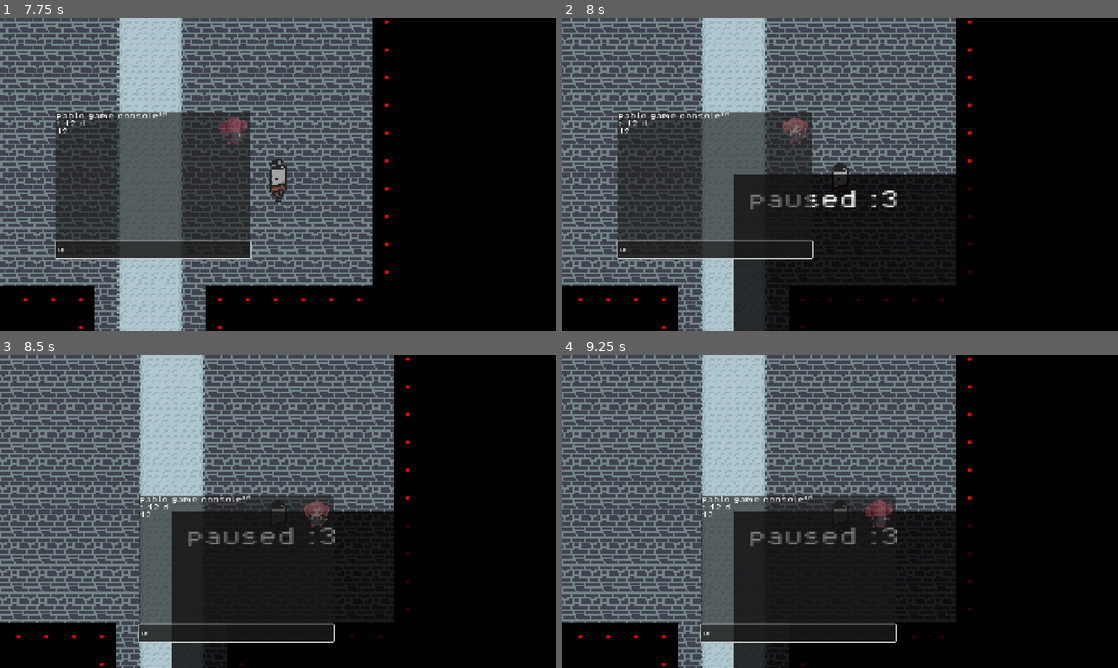
Above: before the commit, frames 1-4 (two rows, left to right).
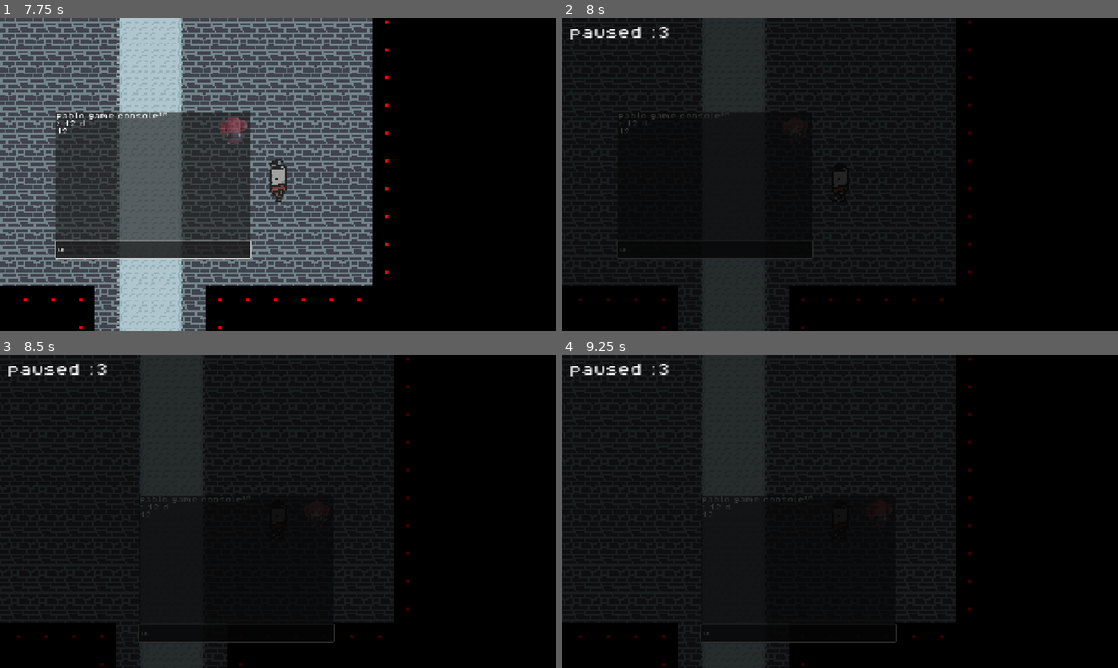
Above: after the commit, the same moments.

Repository: mizusnyyy/thejrgame
Game: Godot game, scene res://scenes/story/pre-core/coreroom.tscn
The game is run twice, just before and just after one commit, with the same random seed, the same clock (stepped at 60 frames per second) and the same inputs. This scene is started directly instead of the project's main scene.
Inputs (mouse positions are in pixels of both pictures, inside the frame that each line leads up to):
- Up to frame 1 (7.75 s): tap Enter (interact) at 0.5, 3.5 s; move the mouse to (400, 158) at 0.52 s; hold D (right) 0.53-1.25 s; hold Enter (interact) 0.53-1.25 s; click (400, 158) at 0.67 s; tap U (debug.bone.size.up) at 0.77, 3.77, 7.52 s; drag from (166, 190) to (250, 237) at 1.27 s; tap Space at 2, 5 s; move the mouse to (333, 105) at 2.02 s; hold A (left) 2.03-2.75 s; hold Enter (interact) 2.03-2.75 s; click (333, 105) at 2.17 s; drag from (250, 237) to (111, 127) at 2.77 s; move the mouse to (444, 221) at 3.52 s; hold D (right) 3.53-4.25 s; hold Enter (interact) 3.53-4.25 s; click (444, 221) at 3.67 s; tap ` (console) at 4.15 s; click (94, 155) at 4.27 s; type "12" at 4.35 s; drag from (111, 127) to (194, 96) at 5.02 s; move the mouse to (305, 174) at 5.77 s; hold D (right) 5.78-6.5 s; hold Enter (interact) 5.78-6.5 s; click (305, 174) at 5.92 s; tap F11 (fs) at 6.4 s; drag from (194, 96) to (166, 190) at 6.52 s; move the mouse to (400, 158) at 7.27 s; hold A (left) from 7.28 s (still down); hold Enter (interact) from 7.28 s (still down); click (400, 158) at 7.42 s
- Up to frame 2 (8 s): keep holding A (left); keep holding Enter (interact); tap Escape (pause) at 7.9 s
- Up to frame 3 (8.5 s): release A (left) at 8 s; release Enter (interact) at 8 s; drag from (166, 527) to (250, 574) at 8.02 s
- Up to frame 4 (9.25 s): move the mouse to (895, 442) at 8.77 s; hold D (right) from 8.78 s (still down); hold Enter (interact) from 8.78 s (still down); click (895, 442) at 8.92 s

Frame 1 is identical in both runs. In frame 2, 49% of the frame differs, in the area x 0-74%, y 0-100%; in frame 3, 49%; in frame 4, 49%.

Commit message:
naprawienie blendow jana w

Diff:
--- a/scenes/story/pre-core/coreroom.tscn
+++ b/scenes/story/pre-core/coreroom.tscn
@@ -154,8 +154,6 @@
 
 [node name="CanvasLayer" parent="." instance=ExtResource("1_pdshq")]
 
-[node name="tp" type="Node2D" parent="."]
-
 [node name="tilemap" type="Node2D" parent="."]
 y_sort_enabled = true
 
--- a/scenes/ui/console.tscn
+++ b/scenes/ui/console.tscn
@@ -85,24 +85,24 @@
 scale = Vector2(2, 2)
 sprite_frames = SubResource("SpriteFrames_xwmki")
 autoplay = "default"
-frame_progress = 0.369205
+frame_progress = 0.656455
 
-[node name="ColorRect" type="ColorRect" parent="."]
+[node name="pause" type="CanvasLayer" parent="."]
+
+[node name="ColorRect" type="ColorRect" parent="pause"]
 visible = false
-z_index = 1000
 offset_right = 1280.0
 offset_bottom = 720.0
 color = Color(0, 0, 0, 0.784314)
 
-[node name="Label" type="Label" parent="ColorRect"]
+[node name="Label" type="Label" parent="pause/ColorRect"]
 layout_mode = 1
+anchors_preset = -1
 offset_left = 16.0
 offset_top = 16.0
 offset_right = 132.0
-offset_bottom = 37.0
-scale = Vector2(1.5, 1.5)
-mouse_filter = 0
+offset_bottom = 32.0
+scale = Vector2(2, 2)
 theme_override_fonts/font = ExtResource("3_7iixm")
 text = "paused :3"
-
-[connection signal="gui_input" from="ColorRect/Label" to="." method="_on_napis_gui_input"]
+metadata/_edit_use_anchors_ = true
--- a/scenes/ui/fs.gd
+++ b/scenes/ui/fs.gd
@@ -1,8 +1,8 @@
 extends Node2D
 
 var pauza := false
-@onready var screen := $"../ColorRect"
-@onready var label := $"../ColorRect/Label"
+@onready var screen := $"../pause/ColorRect"
+@onready var label := $"../pause/ColorRect/Label"
 
 func _input(event: InputEvent) -> void:
 	if event.is_action_pressed("fs"):
Not shown: 1 places in scenes/story/pre-core/coreroom.tscn that only renumber resources
